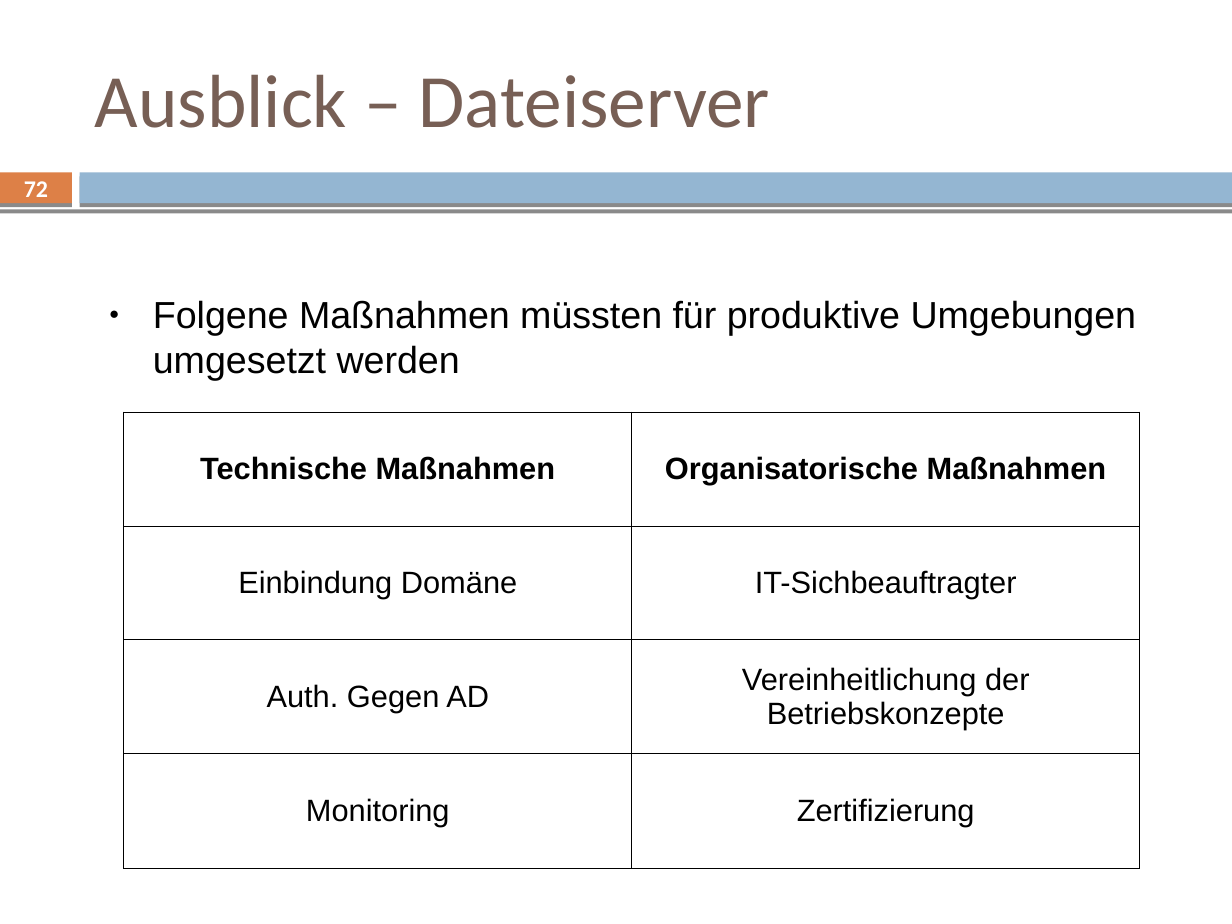
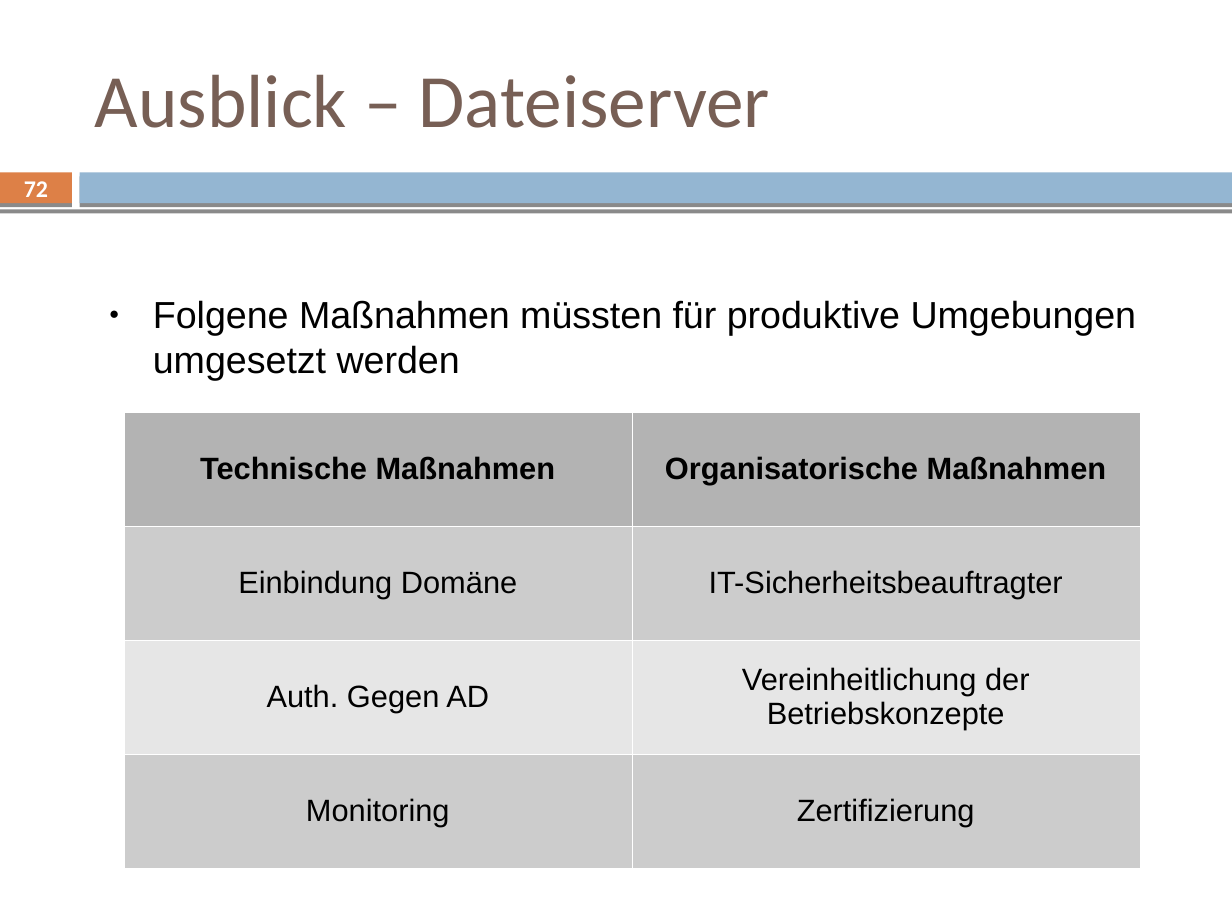
Before and after one commit to mvw/Wilddiebe10, a slide deck: slide 72 of keynote/keynote.odp. Drawn at 1232x924 pixels with LibreOffice and Linux fonts; fonts in the diff are those of the drawing. Boxes give left, top, right and bottom in pixels: in the first picture for what was removed or moved away, otherwise in the second. Text is boxed around its words. In the diff, an @@ line names an element or a change of style, - is before the commit and + after.

```diff
--- a/keynote/keynote.odp
+++ b/keynote/keynote.odp
@@ table at [124,411,1140,867] @@
-row 2, column 2: IT-Sichbeauftragter
+row 2, column 2: IT-Sicherheitsbeauftragter
@@ fill none to #B3B3B3 in row 1 @@
@@ fill none to #CCCCCC in 4 cells @@
@@ fill none to #E6E6E6 in row 3 @@
@@ borders changed @@
```
Also in this commit, not shown: 4 other slides changed.
